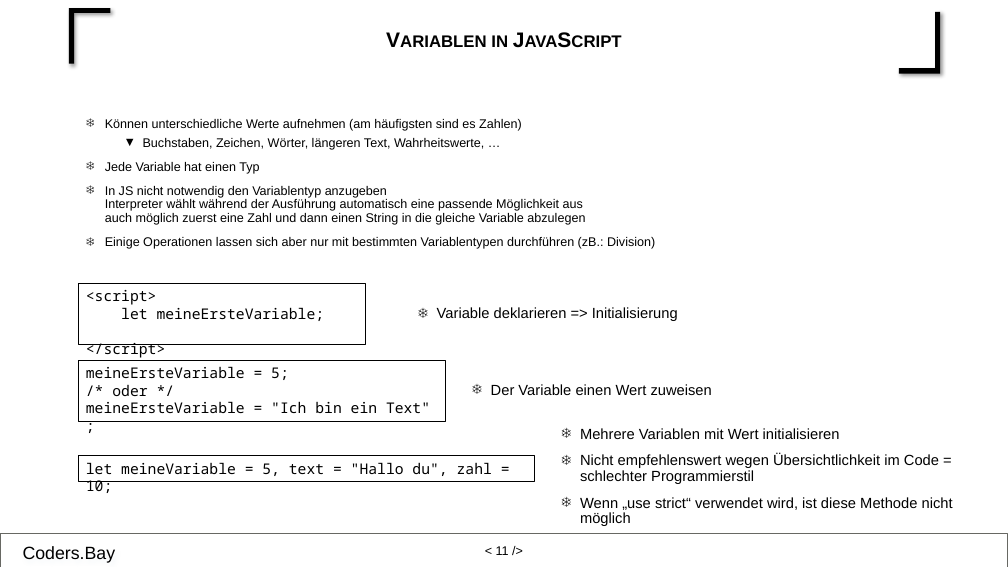
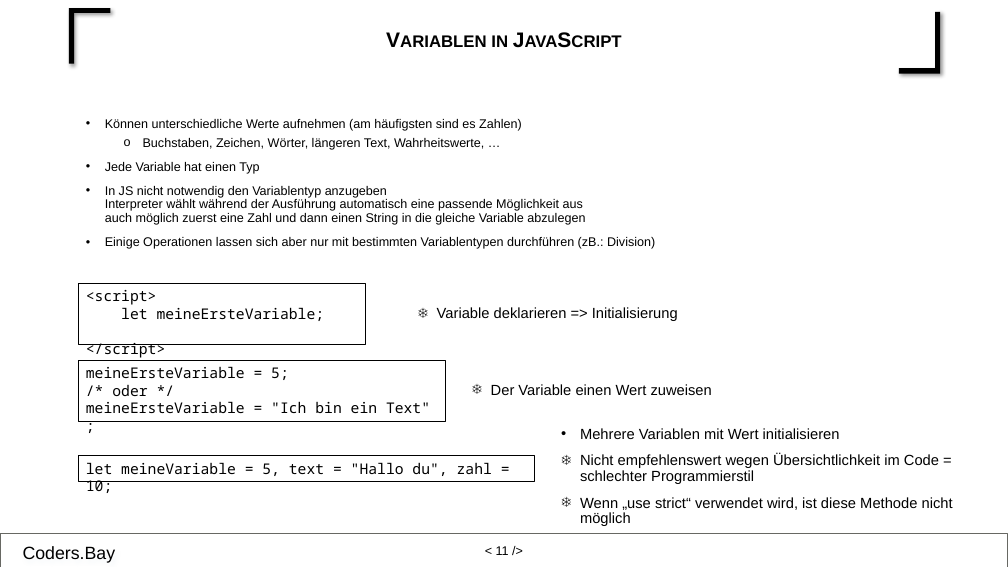
Before and after one commit to RebiRotti/cb-web-basic-unterlagen, a slide deck: slide 11 of Folien - Trainerleitfaden/Einheit 11 JS Trainerfolien.pptx. Drawn at 1008x567 pixels with LibreOffice and Linux fonts; fonts in the diff are those of the drawing. Boxes give left, top, right and bottom in pixels: in the first picture for what was removed or moved away, otherwise in the second. Text is boxed around its words. In the diff, an @@ line names an element or a change of style, - is before the commit and + after.

```diff
--- a/Folien - Trainerleitfaden/Einheit 11 JS Trainerfolien.pptx
+++ b/Folien - Trainerleitfaden/Einheit 11 JS Trainerfolien.pptx
@@ text "Können unterschiedliche Werte aufnehmen (am ..." at (105,119,655,249): bullet ❄ to •; bullet ▼ to o @@
```
Also in this commit, not shown: 21 other slides changed, 56 other files.
